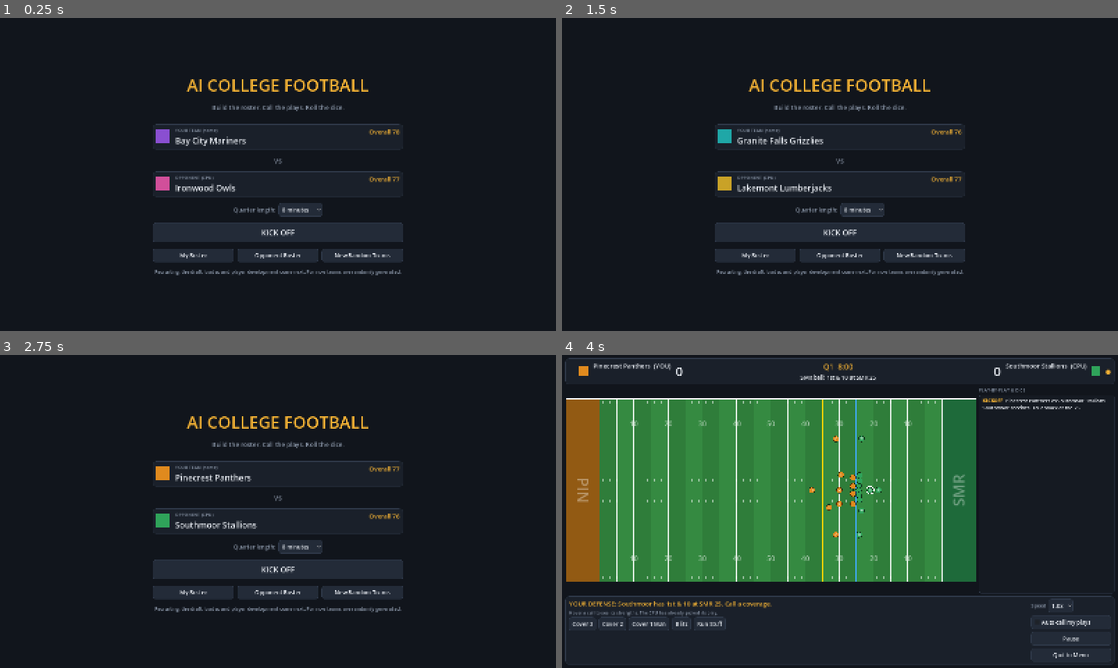
Above: before the commit, frames 1-4 (two rows, left to right).
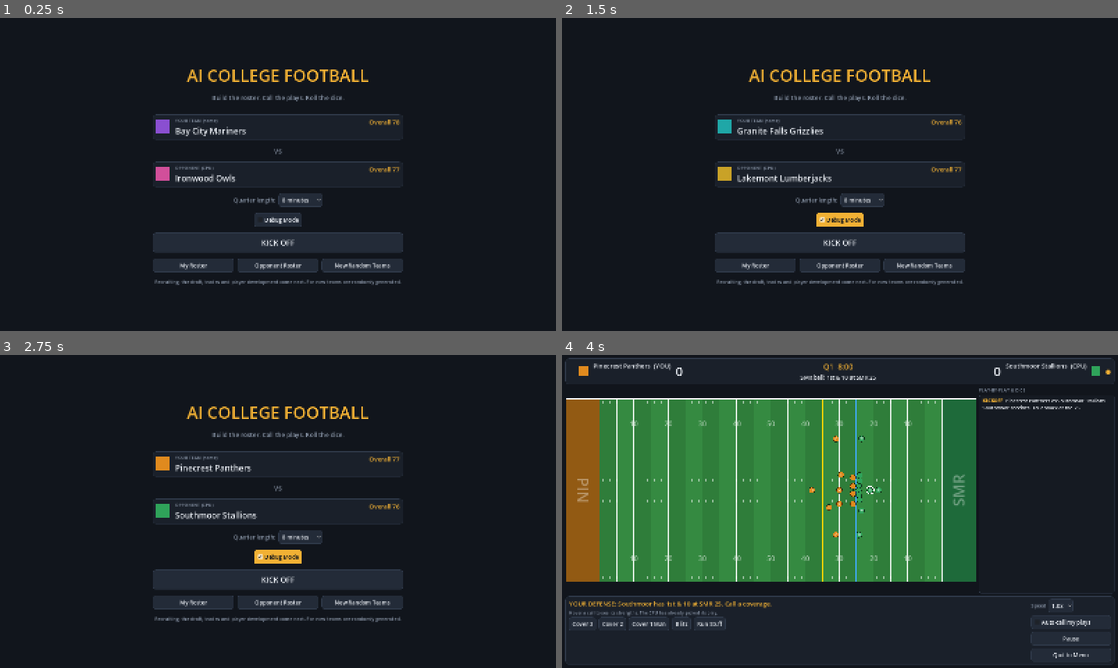
Above: after the commit, the same moments.

Repository: kylebess9/CollegeFootballGame
Game: Godot game, scene res://scenes/main.tscn
Same seed, same stepped clock (60 frames per second), same inputs: the game is played once before the commit and once after it.
Inputs (mouse positions are in pixels of both pictures, inside the frame that each line leads up to):
- Up to frame 1 (0.25 s): no input
- Up to frame 2 (1.5 s): click (840, 218) at 0.5 s, where only the run after the commit has a clickable "Debug Mode"; click "New Random Teams" at 1.25 s
- Up to frame 3 (2.75 s): click "New Random Teams" at 2 s
- Up to frame 4 (4 s): click "8 minutes" at 2.75 s; click "KICK OFF" at 3.5 s

The runs differ from the first frame. In frame 1, 9.3% of the frame differs, in the area x 27-73%, y 16-86%; in frame 2, 9.7%; in frame 3, 9.6%; in frame 4, nothing differs.

Commit message:
Add a global Settings singleton and a debug player editor
Introduces Settings (scripts/data/settings.gd), a new autoload
singleton meant to grow into the backing store for a future settings
menu -- plain typed fields, each change going through a setter that
emits `changed(key, value)` so any UI showing that setting stays in
sync regardless of where it was toggled. Its first field is
`debug_mode`, toggleable from a checkbox on the main menu or anytime
with F1.

When debug_mode is on, clicking a player opens PlayerEditor
(scripts/ui/player_editor.gd) -- a shared panel with a SpinBox (1-6)
per rating and a checkbox per skill, plus SAVE/CANCEL -- in place of:
- the roster screen's legend (click a row in the table)
- the match screen's play-by-play/hover-card panel (click a dot on
  the field, pre-snap or during/after a play)

SAVE writes the edited ratings and skill list back onto the real
FootballPlayer resource (so it affects the actual roster going
forward, not just the current screen) and restores the normal panel;
roster_screen also refreshes its table since ratings/skills may have
changed. CANCEL discards the edits. In the match screen, opening the
editor suspends the issue-#7 hover-card swapping (tracked via an
`editing` flag) so an unrelated hover doesn't yank the editor away
mid-edit, and starting a play auto-closes it as a safety net.

Testing: this only touches data/UI, not sim logic, so no
balance_test run needed. redzone_check.gd: unchanged, 0
scoring/boundary bugs over 3150 plays.

For the interactive behavior (debug toggle, click-to-edit gating,
save/cancel, panel swapping, hover suspension while editing), headless
`--script` mode can't resolve autoload singletons at all (confirmed:
Settings doesn't exist in the scene tree under --script, regardless of
project.godot), since that mode bypasses the engine's normal autoload
bootstrap entirely -- a Godot limitation, not specific to this change.
Verified instead by running the actual game (main.tscn as the main
scene, full normal boot) headless and driving RosterScreen and
MatchScreen directly: confirmed debug-off blocks both click paths,
debug-on opens the editor and hides the right panel, Save writes
ratings/skills back to the real FootballPlayer and (in roster) refreshes
the table, Cancel discards changes, and hovering a different player
while the match-screen editor is open leaves it untouched.

Closes #18

Co-Authored-By: Claude Sonnet 5 <noreply@anthropic.com>
Claude-Session: https://claude.ai/code/session_018bt1o3jxtN4yZc4hhA7q4e

Diff:
--- a/project.godot
+++ b/project.godot
@@ -18,6 +18,7 @@
 [autoload]
 
 _mcp_game_helper="*res://addons/godot_ai/runtime/game_helper.gd"
+Settings="*res://scripts/data/settings.gd"
 
 [display]
 
--- /dev/null
+++ b/scripts/data/settings.gd
@@ -0,0 +1,24 @@
+extends Node
+## Global game settings (autoload singleton: accessible anywhere as `Settings`).
+## This is meant to grow into the backing store for a future settings menu -- add new
+## settings here as plain typed fields, each with a setter that emits `changed` so any
+## screen showing that setting (a checkbox, say) can stay in sync no matter where it was
+## toggled from.
+
+signal changed(key: String, value: Variant)
+
+## When on: clicking a player (in the roster list or on the field during a game) opens
+## an editor for their ratings and skills instead of their usual info.
+var debug_mode := false
+
+
+func _unhandled_input(event: InputEvent) -> void:
+	if event is InputEventKey and event.pressed and not event.echo and event.keycode == KEY_F1:
+		set_debug_mode(not debug_mode)
+
+
+func set_debug_mode(on: bool) -> void:
+	if on == debug_mode:
+		return
+	debug_mode = on
+	changed.emit("debug_mode", debug_mode)
--- a/scripts/ui/field_view.gd
+++ b/scripts/ui/field_view.gd
@@ -19,6 +19,8 @@
 
 ## Emitted whenever the player under the mouse changes (null when none).
 signal hover_changed(actor: SimActor)
+## Emitted when the player currently under the mouse is clicked.
+signal actor_clicked(actor: SimActor)
 
 var _scale := 10.0
 var _origin := Vector2.ZERO
@@ -32,6 +34,12 @@
 func _ready() -> void:
 	font = get_theme_default_font()
 	clip_contents = true
+
+
+func _gui_input(event: InputEvent) -> void:
+	if event is InputEventMouseButton and event.pressed and event.button_index == MOUSE_BUTTON_LEFT:
+		if hovered != null:
+			actor_clicked.emit(hovered)
 
 
 func _process(delta: float) -> void:
--- a/scripts/ui/main_menu.gd
+++ b/scripts/ui/main_menu.gd
@@ -41,6 +41,23 @@
 	q.item_selected.connect(func(i: int) -> void: main.quarter_minutes = float(QUARTER_OPTIONS[i]))
 	opts.add_child(q)
 	col.add_child(opts)
+
+	var debug_check := CheckBox.new()
+	debug_check.text = "Debug Mode"
+	debug_check.tooltip_text = "Click a player in the roster or on the field to edit their ratings and skills. Can also be toggled anytime with F1."
+	debug_check.button_pressed = Settings.debug_mode
+	debug_check.toggled.connect(Settings.set_debug_mode)
+	# Keep the checkbox in sync if debug mode is toggled some other way (e.g. F1) while
+	# this menu is up, and stop listening once the menu is gone.
+	var sync_check := func(key: String, value: Variant) -> void:
+		if key == "debug_mode":
+			debug_check.set_pressed_no_signal(value)
+	Settings.changed.connect(sync_check)
+	tree_exiting.connect(func() -> void: Settings.changed.disconnect(sync_check))
+	var debug_row := HBoxContainer.new()
+	debug_row.alignment = BoxContainer.ALIGNMENT_CENTER
+	debug_row.add_child(debug_check)
+	col.add_child(debug_row)
 
 	var play := UiStyle.button("KICK OFF")
 	play.custom_minimum_size = Vector2(0, 56)
--- a/scripts/ui/match_screen.gd
+++ b/scripts/ui/match_screen.gd
@@ -3,6 +3,7 @@
 ## watch them play out, and read every dice roll in the log.
 
 const FieldView := preload("res://scripts/ui/field_view.gd")
+const PlayerEditor := preload("res://scripts/ui/player_editor.gd")
 const SPEEDS := [0.5, 1.0, 2.0, 4.0]
 const POST_PLAY_PAUSE := 1.6
 
@@ -16,6 +17,8 @@
 var side_header: Label
 var log_label: RichTextLabel
 var hover_label: RichTextLabel
+var edit_panel: PlayerEditor
+var editing := false # true while the debug player editor is open; suspends hover swapping
 var call_title: Label
 var call_hint: Label
 var call_buttons: HFlowContainer
@@ -79,6 +82,7 @@
 	field.size_flags_horizontal = Control.SIZE_EXPAND_FILL
 	field.size_flags_vertical = Control.SIZE_EXPAND_FILL
 	field.hover_changed.connect(_on_hover_changed)
+	field.actor_clicked.connect(_on_actor_clicked)
 	mid.add_child(field)
 
 	var side := VBoxContainer.new()
@@ -100,6 +104,12 @@
 	hover_label.add_theme_font_size_override("normal_font_size", 14)
 	hover_label.add_theme_font_size_override("bold_font_size", 14)
 	side.add_child(hover_label)
+	edit_panel = PlayerEditor.new()
+	edit_panel.visible = false
+	edit_panel.size_flags_vertical = Control.SIZE_EXPAND_FILL
+	edit_panel.saved.connect(_on_edit_saved)
+	edit_panel.cancelled.connect(_on_edit_closed)
+	side.add_child(edit_panel)
 
 	root.add_child(_build_call_panel())
 
@@ -215,8 +225,11 @@
 
 
 ## Swaps the play-by-play panel for a player's stats and skills while the mouse is over them
-## on the field, and swaps it back as soon as it isn't.
+## on the field, and swaps it back as soon as it isn't. Suspended while the debug editor
+## (opened by clicking a player) is up, so a stray hover elsewhere doesn't hide it.
 func _on_hover_changed(actor: SimActor) -> void:
+	if editing:
+		return
 	if actor == null:
 		hover_label.visible = false
 		log_label.visible = true
@@ -226,6 +239,29 @@
 	hover_label.visible = true
 	log_label.visible = false
 	side_header.text = "PLAYER INFO"
+
+
+## Debug mode only: clicking a player on the field opens the ratings/skills editor.
+func _on_actor_clicked(actor: SimActor) -> void:
+	if not Settings.debug_mode or actor == null:
+		return
+	editing = true
+	edit_panel.setup(actor.player)
+	edit_panel.visible = true
+	hover_label.visible = false
+	log_label.visible = false
+	side_header.text = "EDIT PLAYER (DEBUG)"
+
+
+func _on_edit_saved() -> void:
+	_on_edit_closed()
+
+
+func _on_edit_closed() -> void:
+	editing = false
+	edit_panel.visible = false
+	log_label.visible = true
+	side_header.text = "PLAY-BY-PLAY & DICE"
 
 
 func _player_card_bbcode(a: SimActor) -> String:
@@ -351,6 +387,8 @@
 
 
 func _start_play() -> void:
+	if editing:
+		_on_edit_closed() # don't let a play start with the debug editor still up
 	if sim != null:
 		sim.dispose()
 	_log_play_header(pending_off, pending_def)
--- /dev/null
+++ b/scripts/ui/player_editor.gd
@@ -0,0 +1,83 @@
+class_name PlayerEditor
+extends VBoxContainer
+## Debug-only editor for one player's ratings and skills (used by the roster screen and
+## the match screen's field view, both gated behind Settings.debug_mode). Edits stay local
+## to this panel until SAVE is pressed; CANCEL discards them.
+
+signal saved
+signal cancelled
+
+var player: FootballPlayer
+
+var _attr_spins := {} # attr name -> SpinBox
+var _skill_checks := {} # skill name -> CheckBox
+
+
+func setup(p: FootballPlayer) -> void:
+	player = p
+	for c in get_children():
+		c.queue_free()
+	_attr_spins.clear()
+	_skill_checks.clear()
+
+	add_theme_constant_override("separation", 6)
+	add_child(UiStyle.label("EDIT PLAYER (DEBUG)", 13, UiStyle.MUTED))
+	add_child(UiStyle.label("%s   %s #%d" % [p.full_name(), p.position, p.number], 16, UiStyle.ACCENT))
+
+	var scroll := ScrollContainer.new()
+	scroll.size_flags_vertical = Control.SIZE_EXPAND_FILL
+	add_child(scroll)
+	var v := VBoxContainer.new()
+	v.size_flags_horizontal = Control.SIZE_EXPAND_FILL
+	v.add_theme_constant_override("separation", 4)
+	scroll.add_child(v)
+
+	for attr in FootballPlayer.ATTRS:
+		var row := HBoxContainer.new()
+		row.add_theme_constant_override("separation", 8)
+		var lbl := UiStyle.label(FootballPlayer.ATTR_NAMES[attr], 14)
+		lbl.custom_minimum_size = Vector2(110, 0)
+		row.add_child(lbl)
+		var sb := SpinBox.new()
+		sb.min_value = 1
+		sb.max_value = 6
+		sb.step = 1
+		sb.value = p.r(attr)
+		sb.size_flags_horizontal = Control.SIZE_EXPAND_FILL
+		row.add_child(sb)
+		_attr_spins[attr] = sb
+		v.add_child(row)
+
+	v.add_child(UiStyle.label("Skills", 14, UiStyle.MUTED))
+	for sk in FootballPlayer.SKILLS:
+		var cb := CheckBox.new()
+		cb.text = sk
+		cb.tooltip_text = FootballPlayer.SKILLS[sk]
+		cb.button_pressed = p.has_skill(sk)
+		_skill_checks[sk] = cb
+		v.add_child(cb)
+
+	var buttons := HBoxContainer.new()
+	buttons.add_theme_constant_override("separation", 8)
+	add_child(buttons)
+	var save_b := UiStyle.button("SAVE")
+	save_b.size_flags_horizontal = Control.SIZE_EXPAND_FILL
+	save_b.pressed.connect(_on_save)
+	buttons.add_child(save_b)
+	var cancel_b := UiStyle.button("CANCEL")
+	cancel_b.size_flags_horizontal = Control.SIZE_EXPAND_FILL
+	cancel_b.pressed.connect(func() -> void: cancelled.emit())
+	buttons.add_child(cancel_b)
+
+
+func _on_save() -> void:
+	for attr in _attr_spins:
+		var sb: SpinBox = _attr_spins[attr]
+		player.ratings[attr] = int(sb.value)
+	var new_skills: Array[String] = []
+	for sk in _skill_checks:
+		var cb: CheckBox = _skill_checks[sk]
+		if cb.button_pressed:
+			new_skills.append(sk)
+	player.skills = new_skills
+	saved.emit()
--- a/scripts/ui/roster_screen.gd
+++ b/scripts/ui/roster_screen.gd
@@ -1,8 +1,15 @@
 extends Control
 ## Roster table with every rating and skill, plus a legend explaining what each one does.
+## In debug mode, clicking a player opens an editor for their ratings and skills instead.
+
+const PlayerEditor := preload("res://scripts/ui/player_editor.gd")
 
 var main
 var team: Team
+var tree: Tree
+var legend: RichTextLabel
+var edit_panel: PlayerEditor
+var _item_players := {} # TreeItem -> FootballPlayer
 
 const POS_ORDER := ["QB", "RB", "WR", "TE", "OL", "DL", "LB", "CB", "S", "K"]
 const COLS := ["Pos", "#", "Name", "Yr", "OVR", "SPD", "STR", "AGI", "HND", "PAS", "TKL", "AWR", "KCK", "Skills"]
@@ -33,7 +40,7 @@
 	body.add_theme_constant_override("separation", 14)
 	root.add_child(body)
 
-	var tree := Tree.new()
+	tree = Tree.new()
 	tree.size_flags_horizontal = Control.SIZE_EXPAND_FILL
 	tree.size_flags_stretch_ratio = 2.6
 	tree.columns = COLS.size()
@@ -46,17 +53,48 @@
 		if not (i == 2 or i == 13):
 			tree.set_column_custom_minimum_width(i, 52)
 	tree.set_column_custom_minimum_width(2, 170)
+	tree.item_selected.connect(_on_row_selected)
 	body.add_child(tree)
-	_fill(tree)
+	_fill()
 
-	var legend := RichTextLabel.new()
+	legend = RichTextLabel.new()
 	legend.bbcode_enabled = true
 	legend.size_flags_horizontal = Control.SIZE_EXPAND_FILL
 	legend.text = _legend_text()
 	body.add_child(legend)
 
+	edit_panel = PlayerEditor.new()
+	edit_panel.size_flags_horizontal = Control.SIZE_EXPAND_FILL
+	edit_panel.visible = false
+	edit_panel.saved.connect(_on_edit_saved)
+	edit_panel.cancelled.connect(_on_edit_closed)
+	body.add_child(edit_panel)
 
-func _fill(tree: Tree) -> void:
+
+func _on_row_selected() -> void:
+	if not Settings.debug_mode:
+		return
+	var p: FootballPlayer = _item_players.get(tree.get_selected())
+	if p == null:
+		return
+	edit_panel.setup(p)
+	edit_panel.visible = true
+	legend.visible = false
+
+
+func _on_edit_saved() -> void:
+	_on_edit_closed()
+	_fill() # ratings/skills may have changed
+
+
+func _on_edit_closed() -> void:
+	edit_panel.visible = false
+	legend.visible = true
+
+
+func _fill() -> void:
+	tree.clear()
+	_item_players.clear()
 	var root_item := tree.create_item()
 	var starters := {}
 	var dc := team.depth_chart()
@@ -65,6 +103,7 @@
 	for pos in POS_ORDER:
 		for p in team.players_at(pos):
 			var it := tree.create_item(root_item)
+			_item_players[it] = p
 			var star := "★ " if starters.has(p) else ""
 			var vals := [pos, str(p.number), star + p.full_name(), p.year_label(), str(p.overall())]
 			for a in FootballPlayer.ATTRS:
